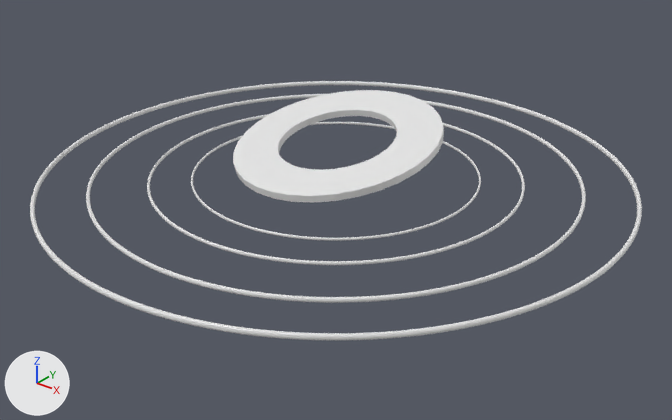
The glTF model gltfs/orbi3.gltf as it was, and as the next commit left it.
Before and after are seen from a 50 mm camera at (17.82, -22.27, 12.39) aimed at (0.56, -0.7, -0.99). The axes (+X, +Y, +Z) are drawn at lower left. The lights are the same throughout. Where no turn or scale is listed for an object, it has been applied to the vertices.

The first picture shows 'Circle', 'orbit1', 'orbit2', 'orbit3', 'orbit4'.
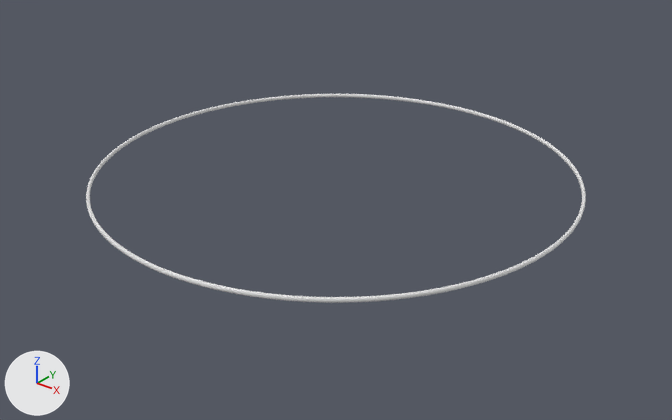
Where the newer file only moved an object's origin or applied its transform, the numbers keep the older frame.

Patch to the scene script:
```diff
--- a/gltfs/orbi3.gltf.py
+++ b/gltfs/orbi3.gltf.py
@@ ob_circle @@
-ob_circle = bpy.data.objects.new('Circle', me_circle)
-ob_circle.location = (0.06, -0.02, 1.21)
@@ ob_orbit1 @@
-ob_orbit1 = bpy.data.objects.new('orbit1', me_circle_001)
-ob_orbit1.location = (0.0, 0.0, 0.0)
@@ ob_orbit2 @@
-ob_orbit2 = bpy.data.objects.new('orbit2', me_circle_002)
-ob_orbit2.location = (0.0, 0.0, 0.0)
@@ ob_orbit4 @@
-ob_orbit4 = bpy.data.objects.new('orbit4', me_circle_004)
-ob_orbit4.location = (0.0, 0.0, 0.0)
```

Boxes (x1, y1, x2, y2) around the edits, measured in the pictures (672 x 420 px):
'Circle', deleted: before (233, 90, 444, 203)
'orbit4', deleted: before (30, 81, 642, 340)
'orbit2', deleted: before (147, 114, 525, 265)
'orbit1', deleted: before (191, 122, 481, 241)
